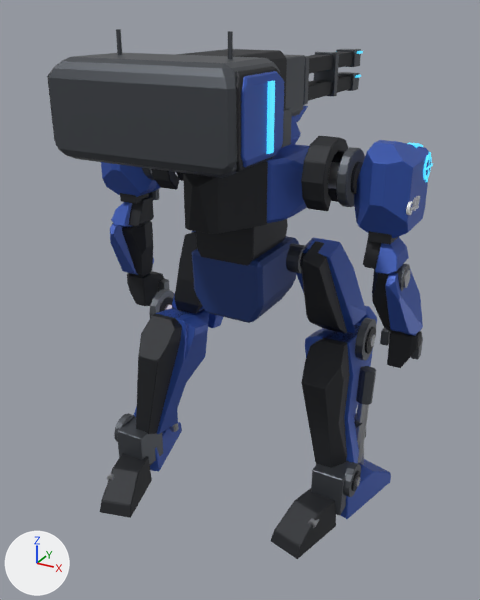
Before and after pictures for a commit that changed the glTF model apps/agent-city/ui/src/assets/mecha/gunner.glb.
Both versions are drawn from a camera (50 mm lens) standing at (11.5, -20.9, 19.2) and looking at (-0.8, 1.4, 8.1). The axes (+X, +Y, +Z) are drawn at lower left. The lights are the same throughout. The older version comes first. Where no turn or scale is listed for an object, it has been applied to the vertices. Vertices at exactly the same position are counted once.

In view in the first picture: 'body_armor', 'foot_l_armor', 'foot_r_armor', 'forearm_l_armor', 'forearm_r_armor', 'railgun_armor', 'shin_l_armor', 'shin_r_armor', 'thigh_l_armor', 'thigh_r_armor', 'upper_arm_l_armor', 'upper_arm_r_armor' and 1 more.
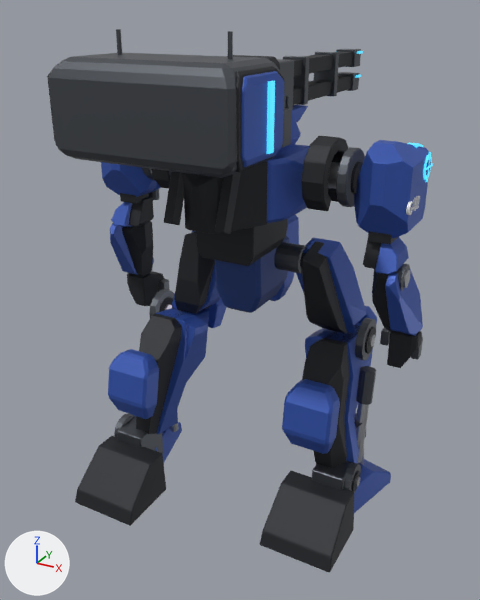
Changed parts and their boxes (x1, y1, x2, y2) in the pictures (480 x 600 px; the box of a moved part takes in the faces that stretch with it):
'body_armor', reshaped: before (151, 136, 348, 323); after (151, 136, 348, 313)
'shin_r_armor', reshaped (25% wider): before (301, 306, 377, 497); after (282, 306, 377, 493)
'shin_l_armor', reshaped (8% wider): before (114, 308, 223, 442); after (108, 299, 226, 437)
'foot_r_armor', reshaped (9% wider, 13% taller): before (271, 459, 391, 559); after (260, 459, 391, 572)
'foot_l_armor', reshaped (30% wider, 8% taller): before (100, 417, 182, 518); after (75, 417, 182, 526)
part 1 of me_body_armor_mesh, rebuilt (30% narrower, 10% shorter): before (192, 236, 299, 323); after (215, 235, 290, 313)
part 2 of me_body_armor_mesh, added (blue): after (270, 215, 299, 301)
part 3 of me_body_armor_mesh, added: after (164, 171, 184, 225)
part 4 of me_railgun_armor_mesh, moved or reshaped: before (176, 49, 348, 116); after (233, 51, 348, 116)
part 5 of me_foot_l_armor_mesh, moved or reshaped: before (100, 453, 152, 518); after (75, 436, 166, 526)
part 6 of me_shin_l_armor_mesh, added (blue): after (108, 349, 159, 419)
part 7 of me_foot_r_armor_mesh, rebuilt (44% wider, 42% taller): before (271, 488, 336, 559); after (260, 471, 354, 572)
part 8 of me_shin_r_armor_mesh, added (blue): after (282, 379, 340, 454)

Diff of the bpy script that builds the scene:
```diff
--- a/apps/agent-city/ui/src/assets/mecha/gunner.glb.py
+++ b/apps/agent-city/ui/src/assets/mecha/gunner.glb.py
@@ me_body_armor_mesh @@
-me_body_armor_mesh.from_pydata(...)  # 636 vertices, 1228 faces; spans x -4.2..4.2, y -3.0..4.0, z 8.33..15.73
+me_body_armor_mesh.from_pydata(...)  # 873 vertices, 1682 faces; spans x -4.2..4.2, y -3.21..4.0, z 7.93..15.33
+# me_body_armor_mesh part 1: the loose piece of 51 vertices spanning x -1.5..1.5, y -1.19..2.37, z 8.33..10.93 is rebuilt with 47 vertices and now spans x -1.0..1.0, y -0.39..2.57, z 8.33..10.93
+# me_body_armor_mesh part 2: a new loose piece of 56 vertices spanning x -0.85..0.85, y 2.1..3.78, z 7.93..11.43, in mat_armor_palette
+# me_body_armor_mesh part 3: a new loose piece of 24 vertices spanning x -1.17..-0.82, y -3.21..-1.89, z 12.42..14.93, in mat_armor_palette
+# other edits to the shape of me_body_armor_mesh do not show in these pictures
 me_body_armor_mesh.materials.append(mat_armor_palette)
@@ me_railgun_armor_mesh @@
-me_railgun_armor_mesh.from_pydata(...)  # 1079 vertices, 2034 faces; spans x -3.3..3.3, y -6.0..10.9, z 14.9..18.6
+me_railgun_armor_mesh.from_pydata(...)  # 1125 vertices, 2118 faces; spans x -3.3..3.3, y -6.0..10.9, z 14.7..18.6
+# me_railgun_armor_mesh part 4: 34 vertices moved from x -1.2..1.2, y -3.0..1.1, z 15.6..17.6 to x -1.0..1.0, y -3.0..1.1, z 15.6..17.7; 108 vertices removed from x -1.2..1.2, y -3.0..3.0, z 15.5..17.9; 106 vertices added at x -1.0..1.0, y -3.0..2.6, z 15.5..17.7
+# other edits to the shape of me_railgun_armor_mesh do not show in these pictures
 me_railgun_armor_mesh.materials.append(mat_armor_palette)
@@ me_foot_l_armor_mesh @@
-me_foot_l_armor_mesh.from_pydata(...)  # 112 vertices, 208 faces; spans x -5.88..-2.8, y -4.57..1.96, z 0.0..2.4
+me_foot_l_armor_mesh.from_pydata(...)  # 112 vertices, 208 faces; spans x -5.88..-2.52, y -4.61..1.96, z 0.0..2.4
+# me_foot_l_armor_mesh part 5
+# 32 vertices are removed from x -4.77..-2.8, y -4.57..-1.83, z 0.0..1.3
+# 64 faces are deleted
+# 2 vertices move from x -4.11..-3.46, y -4.55..-1.87, z 0.0 to x -5.39..-3.99, y -4.44..-2.06, z 0.0..0.56
+# 32 vertices are added at x -5.46..-2.52, y -4.61..-2.02, z 0.0..1.9
+# 64 new faces join them
 me_foot_l_armor_mesh.materials.append(mat_armor_palette)
@@ me_shin_l_armor_mesh @@
-me_shin_l_armor_mesh.from_pydata(...)  # 533 vertices, 1010 faces; spans x -5.31..-2.22, y -2.08..3.59, z 1.03..7.36
+me_shin_l_armor_mesh.from_pydata(...)  # 595 vertices, 1130 faces; spans x -5.31..-2.22, y -3.03..3.59, z 1.03..7.36
+# me_shin_l_armor_mesh part 6: a new loose piece of 62 vertices spanning x -4.55..-2.65, y -3.03..-1.73, z 3.75..6.48, in mat_armor_palette
 me_shin_l_armor_mesh.materials.append(mat_armor_palette)
@@ me_foot_r_armor_mesh @@
-me_foot_r_armor_mesh.from_pydata(...)  # 112 vertices, 208 faces; spans x 2.8..5.88, y -2.98..3.56, z 0.0..2.4
+me_foot_r_armor_mesh.from_pydata(...)  # 112 vertices, 208 faces; spans x 2.52..5.88, y -3.02..3.56, z 0.0..2.4
+# me_foot_r_armor_mesh part 7: the loose piece of 34 vertices spanning x 2.8..4.77, y -2.98..-0.24, z 0.0..1.3 is rebuilt with 34 vertices and now spans x 2.52..5.46, y -3.02..-0.43, z 0.0..1.9
 me_foot_r_armor_mesh.materials.append(mat_armor_palette)
@@ me_shin_r_armor_mesh @@
-me_shin_r_armor_mesh.from_pydata(...)  # 535 vertices, 1014 faces; spans x 2.22..5.31, y -0.49..4.92, z 1.1..7.55
+me_shin_r_armor_mesh.from_pydata(...)  # 597 vertices, 1134 faces; spans x 2.22..5.31, y -1.6..4.92, z 1.1..7.55
+# me_shin_r_armor_mesh part 8: a new loose piece of 62 vertices spanning x 2.65..4.55, y -1.6..-0.37, z 3.66..6.39, in mat_armor_palette
 me_shin_r_armor_mesh.materials.append(mat_armor_palette)
```
